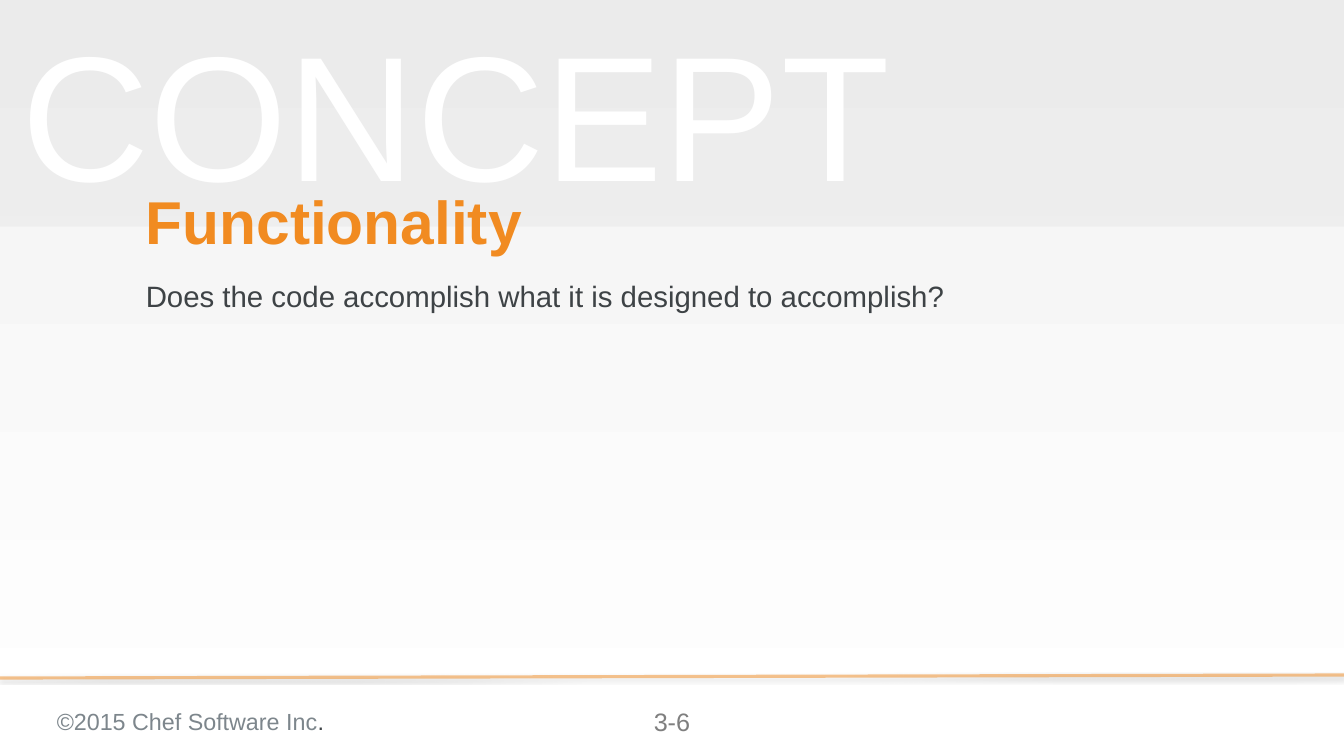
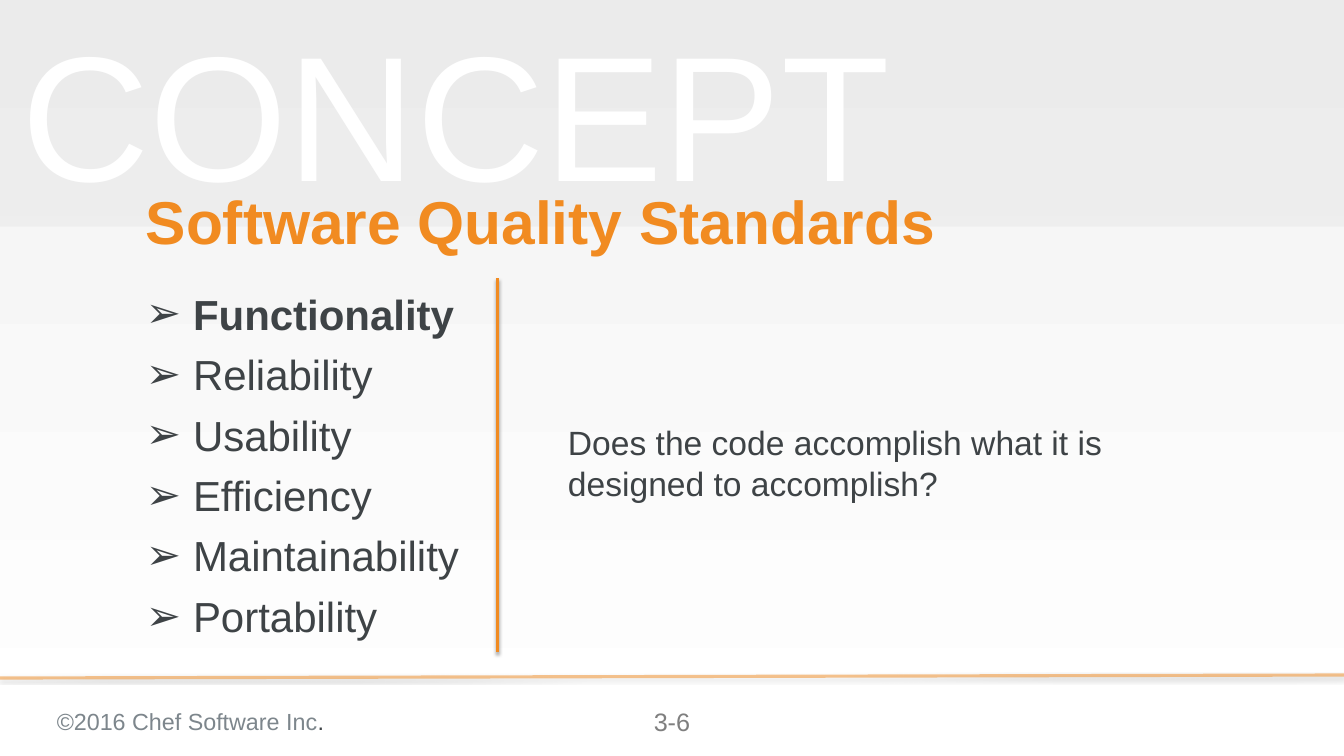
Before and after one commit to chef-training/extending_cookbooks, a slide deck: slide 6 of 03-why_use_custom_resources.pptx. Drawn at 1344x756 pixels with LibreOffice and Linux fonts; fonts in the diff are those of the drawing; background and template pictures are left out. Boxes give left, top, right and bottom in pixels: in the first picture for what was removed or moved away, otherwise in the second. Text is boxed around its words. In the diff, an @@ line names an element or a change of style, - is before the commit and + after.

```diff
--- a/03-why_use_custom_resources.pptx
+++ b/03-why_use_custom_resources.pptx
@@ title at (x1=146, y1=200, x2=935, y2=255): text changed @@
-Functionality
+Software Quality Standards
@@ subtitle added at (x1=193, y1=299, x2=459, y2=640), 40 pt, text #3E4346 @@
+➢ Functionality
+➢ Reliability
+➢ Usability
+➢ Efficiency
+➢ Maintainability
+➢ Portability
@@ line added from (497, 278) to (497, 652), #F18B21 3 pt @@
@@ text "Does the code accomplish what ..." moved from (x1=146, y1=285, x2=944, y2=313) to (x1=568, y1=430, x2=1102, y2=503) @@
@@ text "Does the code accomplish what ..." at (x1=568, y1=430, x2=1102, y2=503): size 28 to 32 pt; vertical alignment top to middle @@
@@ text at (x1=57, y1=713, x2=324, y2=730): text changed @@
-©2015 Chef Software Inc.
+©2016 Chef Software Inc.
```
Also in this commit, not shown: 10 other slides changed, 10 slides added, 7 slides removed.
